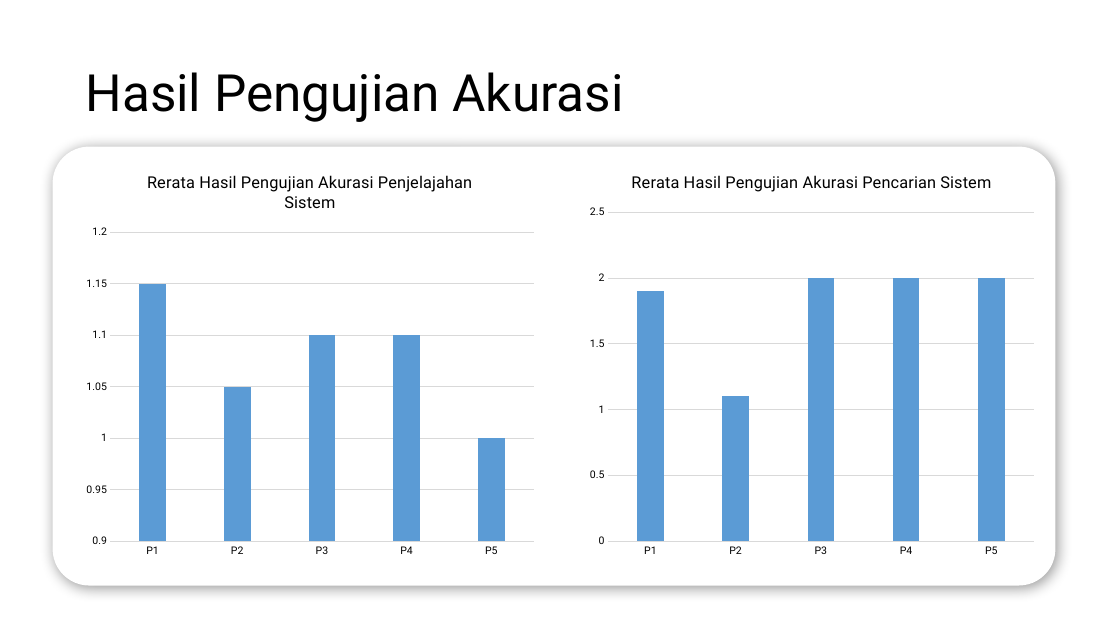
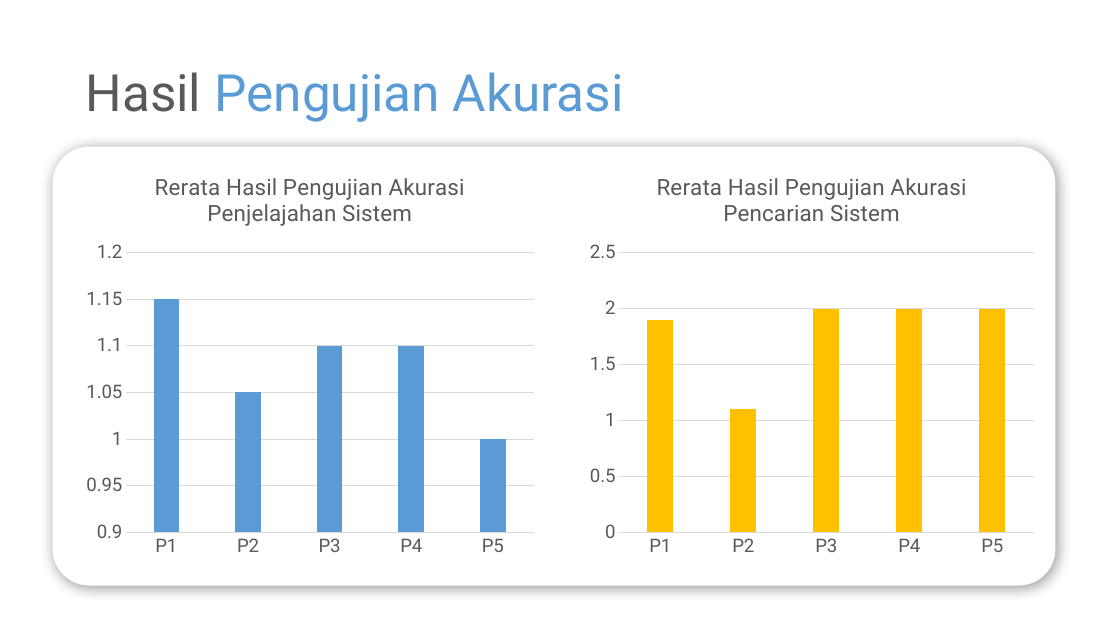
Before and after one commit to wardanacoolant/Tugas-Akhir, a slide deck: slide 36 of Hari-H Sidang/Rancangan Presentasi Skripsi.pptx (slide 35 before the commit). Drawn at 1120x630 pixels with LibreOffice and Linux fonts; fonts in the diff are those of the drawing. Boxes give left, top, right and bottom in pixels: in the first picture for what was removed or moved away, otherwise in the second. Text is boxed around its words. In the diff, an @@ line names an element or a change of style, - is before the commit and + after.

```diff
--- a/Hari-H Sidang/Rancangan Presentasi Skripsi.pptx
+++ b/Hari-H Sidang/Rancangan Presentasi Skripsi.pptx
@@ title "Hasil Pengujian Akurasi" at [86, 72, 624, 122]: text colour #000000 to #595959 in "Hasil"; text colour #000000 to #5B9BD5 in "Pengujian Akurasi" @@
@@ column chart at [77, 155, 544, 565] @@
@@ category axis changed @@
@@ value axis changed @@
@@ lettering changed @@
@@ column chart at [581, 155, 1044, 565] @@
@@ colour of Series 1 #5B9BD5 to #FFC000 @@
@@ category axis changed @@
@@ value axis changed @@
@@ lettering changed @@
```
Also in this commit, not shown: 9 other slides changed, 4 slides added, 2 slides removed, 5 other files.
